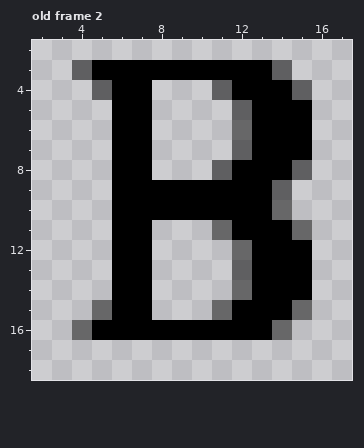
Two versions of one pixel-art file, SPRITES/ASEPRITE FILES/LettersMedium.aseprite. Above is the file before it was changed.
20x20 pixels, 26 frames. Pixels under 10% opacity are left out. Colours within 5 levels of each other are drawn and written as one. Shown: old frame 2: x 2..17, y 2..18. The commit also changed other frames, which this record leaves out.
And afterwards:
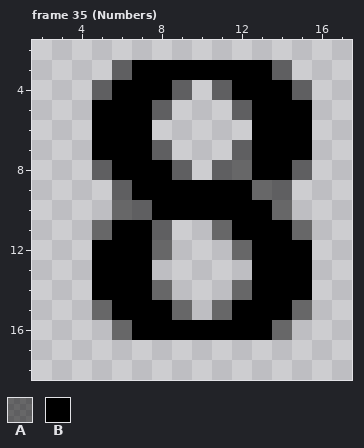
Palette (. is transparent): A #0000007f  B #000000
A new or re-ordered frame is compared with the old frame closest to it.
Edits made:
{"change": "frames 26 -> 36"}
{"where": "frame 35 (Numbers) is new; against old frame 2, layer \"Layer 2\""}
{"frame":35,"y":3,"x":4,"old":"ABB","new":"..A"}
{"frame":35,"y":4,"x":8,"old":"..","new":"BA"}
{"frame":35,"y":5,"x":5,"old":".","new":"B"}
{"frame":35,"y":5,"x":8,"old":".","new":"A"}
{"frame":35,"y":6,"x":5,"old":".","new":"B"}
{"frame":35,"y":6,"x":12,"old":"A","new":"."}
{"frame":35,"y":7,"x":5,"old":".","new":"B"}
{"frame":35,"y":7,"x":8,"old":".","new":"A"}
{"frame":35,"y":8,"x":5,"old":".","new":"A"}
{"frame":35,"y":8,"x":8,"old":"..","new":"BA"}
{"frame":35,"y":8,"x":12,"old":"B","new":"A"}
{"frame":35,"y":9,"x":6,"old":"B","new":"A"}
{"frame":35,"y":9,"x":13,"old":"B","new":"A"}
{"frame":35,"y":10,"x":6,"old":"BB","new":"AA"}
{"frame":35,"y":11,"x":5,"old":".","new":"A"}
{"frame":35,"y":11,"x":8,"old":".","new":"A"}
{"frame":35,"y":12,"x":5,"old":".","new":"B"}
{"frame":35,"y":12,"x":8,"old":".","new":"A"}
{"frame":35,"y":13,"x":5,"old":".","new":"B"}
{"frame":35,"y":13,"x":12,"old":"A","new":"."}
{"frame":35,"y":14,"x":5,"old":".","new":"B"}
{"frame":35,"y":14,"x":8,"old":".","new":"A"}
{"frame":35,"y":15,"x":8,"old":"..","new":"BA"}
{"frame":35,"y":16,"x":4,"old":"ABB","new":"..A"}
